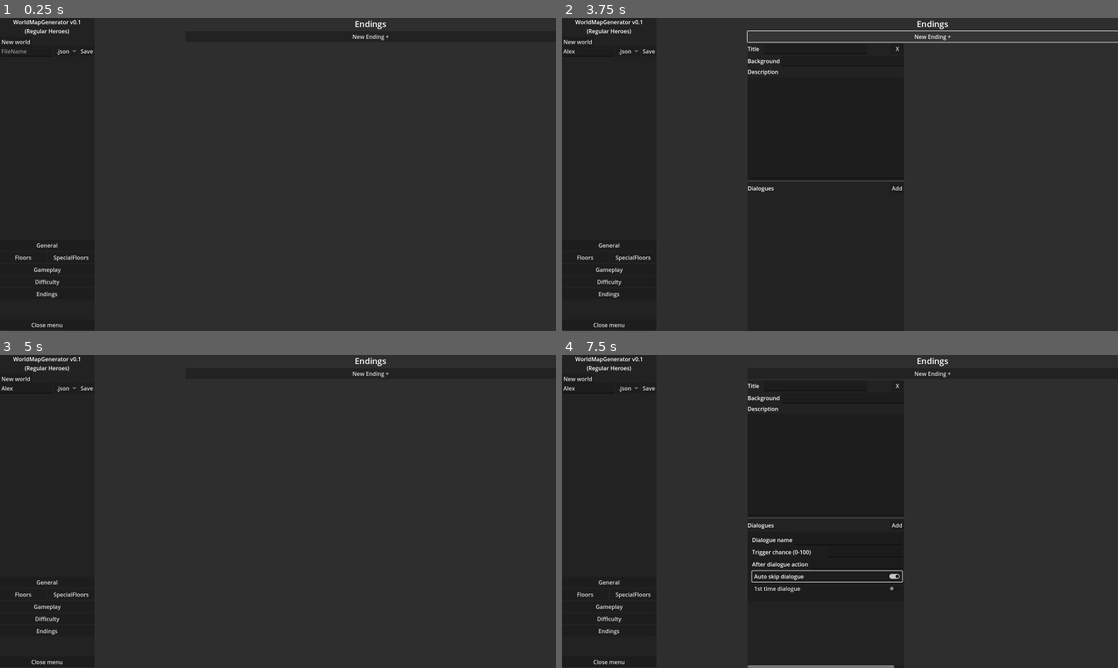
Above: before the commit, frames 1-4 (two rows, left to right).
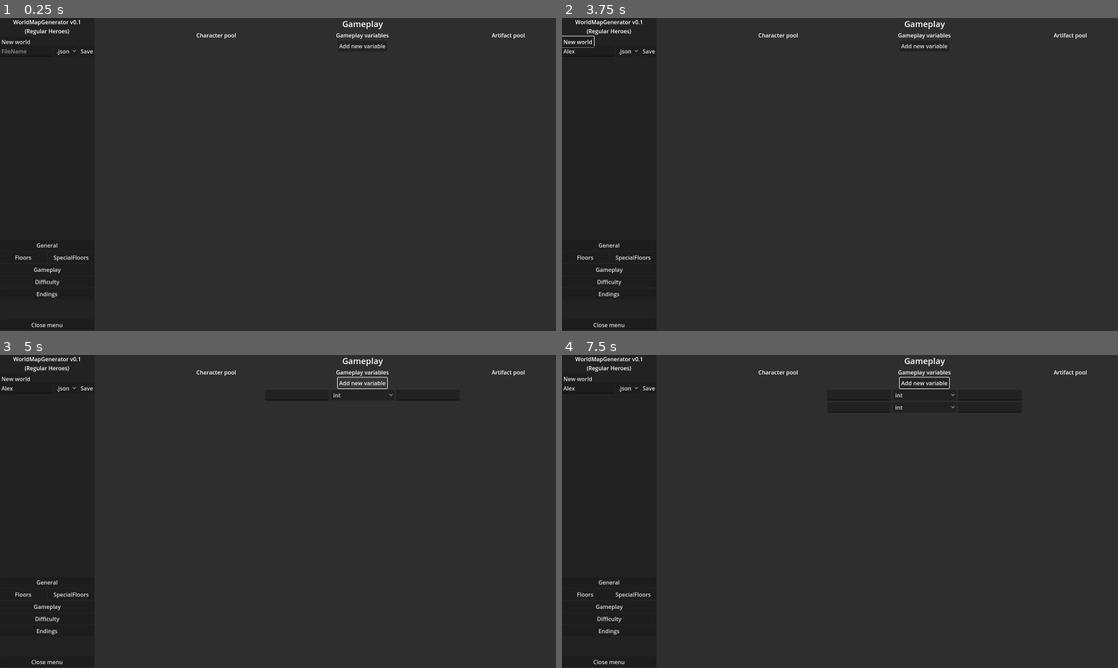
Above: after the commit, the same moments.

Repository: j-madariaga/godot-regh-world-creator
Game: Godot game, scene res://src/Scenes/MainWindow.tscn
Same seed, same stepped clock (60 frames per second), same inputs: the game is played once before the commit and once after it.
Inputs (mouse positions are in pixels of both pictures, inside the frame that each line leads up to):
- Up to frame 1 (0.25 s): no input
- Up to frame 2 (3.75 s): click (589, 52) at 0.52 s; type "Alex" at 0.6 s; click "Save" at 1.25 s; click "New world" at 2 s; click "New world" at 2.75 s; click (934, 36) at 3.5 s, where only the run before the commit has a clickable "New Ending +"
- Up to frame 3 (5 s): click "X" (after the commit: "Add new variable") at 4.25 s
- Up to frame 4 (7.5 s): click (923, 395) at 5 s, where only the run after the commit has a clickable "int"; click (934, 373) at 5.75 s, where only the run before the commit has a clickable "New Ending +"; click "Add" (after the commit: "Add new variable") at 6.5 s; click (828, 577) at 7.25 s, where only the run before the commit has a clickable "Auto skip dialogue"

The runs differ from the first frame. In frame 1, 0.4% of the frame differs, in the area x 35-95%, y 0-10%; in frame 2, 1.3%; in frame 3, 0.5%; in frame 4, 1.9%, in the area x 33-95%, y 0-100%.
Error before the commit: Attempt to call function 'is_open' in base 'null instance' on a null instance. (res://src/Scripts/UI/WorldMapCreator.gd:214)
Error after the commit: Attempt to call function 'is_open' in base 'null instance' on a null instance. (res://src/Scripts/UI/WorldMapCreator.gd:224)

Commit message:
Custom gameplay variables (supports int, float str)

Diff:
--- a/src/Scenes/FloorButton.tscn
+++ b/src/Scenes/FloorButton.tscn
@@ -126,6 +126,7 @@
 size_flags_horizontal = 3
 
 [node name="MapGenData" type="HBoxContainer" parent="Organizer"]
+visible = false
 layout_mode = 2
 offset_left = 29.0
 offset_top = 36.0
--- a/src/Scenes/MainWindow.tscn
+++ b/src/Scenes/MainWindow.tscn
@@ -302,7 +302,6 @@
 layout_mode = 2
 
 [node name="GameplayScreen" type="VBoxContainer" parent="."]
-visible = false
 layout_mode = 1
 anchors_preset = 11
 anchor_left = 1.0
@@ -323,6 +322,7 @@
 
 [node name="Hold" type="HBoxContainer" parent="GameplayScreen"]
 layout_mode = 2
+size_flags_vertical = 3
 
 [node name="Characters" type="VBoxContainer" parent="GameplayScreen/Hold"]
 layout_mode = 2
@@ -330,7 +330,7 @@
 
 [node name="Label" type="Label" parent="GameplayScreen/Hold/Characters"]
 layout_mode = 2
-text = "Characters"
+text = "Character pool"
 horizontal_alignment = 1
 vertical_alignment = 1
 
@@ -343,12 +343,22 @@
 [node name="Rules" type="VBoxContainer" parent="GameplayScreen/Hold"]
 layout_mode = 2
 size_flags_horizontal = 3
+size_flags_stretch_ratio = 2.06
 
 [node name="Label" type="Label" parent="GameplayScreen/Hold/Rules"]
 layout_mode = 2
-text = "Rules"
-horizontal_alignment = 1
-vertical_alignment = 1
+text = "Gameplay variables"
+horizontal_alignment = 1
+vertical_alignment = 1
+
+[node name="Button" type="Button" parent="GameplayScreen/Hold/Rules"]
+layout_mode = 2
+size_flags_horizontal = 4
+text = "Add new variable"
+
+[node name="GameplayVarList" type="VBoxContainer" parent="GameplayScreen/Hold/Rules"]
+layout_mode = 2
+size_flags_vertical = 3
 
 [node name="Artifacts" type="VBoxContainer" parent="GameplayScreen/Hold"]
 layout_mode = 2
@@ -356,7 +366,7 @@
 
 [node name="Label" type="Label" parent="GameplayScreen/Hold/Artifacts"]
 layout_mode = 2
-text = "Artifacts"
+text = "Artifact pool"
 horizontal_alignment = 1
 vertical_alignment = 1
 
@@ -387,6 +397,7 @@
 vertical_alignment = 1
 
 [node name="EndingsScreen" type="VBoxContainer" parent="."]
+visible = false
 layout_mode = 1
 anchors_preset = 11
 anchor_left = 1.0
@@ -430,4 +441,5 @@
 [connection signal="button_up" from="WorldInfoScreen/AddBootDialogue" to="." method="AddBootDialogueEntry"]
 [connection signal="button_up" from="FloorInfoScreen/HBoxContainer/AddFloorButton" to="." method="AddFloorButton"]
 [connection signal="button_up" from="SpecialFloorScreen/HBoxContainer/AddFloorButton" to="." method="AddSpecialFloorButton"]
+[connection signal="button_up" from="GameplayScreen/Hold/Rules/Button" to="." method="AddGameplayVariable"]
 [connection signal="button_up" from="EndingsScreen/AddEnding" to="." method="AddWorldEnding"]
--- /dev/null
+++ b/src/Scenes/Utils/GameplayVarEntry.tscn
@@ -0,0 +1,26 @@
+[gd_scene load_steps=2 format=3 uid="uid://bxjg84hqvrghv"]
+
+[ext_resource type="Script" uid="uid://c4qohm0scvype" path="res://src/Scripts/UI/GameplayVarEntry.gd" id="1_pi5gr"]
+
+[node name="GameplayEntry" type="HBoxContainer"]
+script = ExtResource("1_pi5gr")
+
+[node name="VarNameInput" type="LineEdit" parent="."]
+layout_mode = 2
+size_flags_horizontal = 3
+
+[node name="VarType" type="OptionButton" parent="."]
+layout_mode = 2
+size_flags_horizontal = 3
+selected = 0
+item_count = 3
+popup/item_0/text = "int"
+popup/item_0/id = 0
+popup/item_1/text = "float"
+popup/item_1/id = 1
+popup/item_2/text = "String"
+popup/item_2/id = 2
+
+[node name="InitialValue" type="LineEdit" parent="."]
+layout_mode = 2
+size_flags_horizontal = 3
--- a/src/Scripts/UI/FloorButton.gd
+++ b/src/Scripts/UI/FloorButton.gd
@@ -108,7 +108,9 @@
 		idx += 1;
 	return -1;
 
-func SwitchEventTab(tabIdx : int = 0):
+func SwitchEventTab(tabIdx : int = -1):
+	if typeTabs.tab_count <= 1:
+		return;
 
 	for i in typeTabs.tab_count:
 		eventScrollHolder.get_child(i).visible = false;
@@ -127,8 +129,8 @@
 	for n in typeNames:
 
 		# Do not alter existing ones
-		if FindInWeightTable(n) == -1:
-			continue;
+		if FindInWeightTable(n) != -1:
+			continue
 
 		var weightObj = WEIGHT_ENTRY_OBJ.instantiate() as NodeWeightEntry;
 		weightList.add_child(weightObj)
@@ -192,8 +194,9 @@
 	# Event pools
 	floorRes.nodeTypeWeights = {}
 	for i in typeTabs.tab_count:
+		var weightChild = weightList.get_child(i) as NodeWeightEntry
 		var typeKey = typeTabs.get_tab_title(i)
-		floorRes.nodeTypeWeights[typeKey] = float(weightList.get_child(i).weightInput.text);
+		floorRes.nodeTypeWeights[typeKey] = float(weightChild.weightInput.text);
 
 	for i in eventScrollHolder.get_child_count():
 
@@ -237,6 +240,15 @@
 	mapGenRulesInput.text = floorData.additionalMapGenRules;
 
 	# Node weight table
+	for ch in eventScrollHolder.get_children():
+		ch.queue_free()
+
+	for tb in typeTabs.tab_count:
+		typeTabs.remove_tab(0);
+
+	for w in weightList.get_children():
+		w.free()
+
 	for i in floorData.nodeTypeWeights.size():
 		var key = floorData.nodeTypeWeights.keys()[i];
 		var idx = FindInWeightTable(key);
@@ -249,17 +261,14 @@
 		weightEntry.typeLabel.text = key
 		weightEntry.weightInput.text = str(floorData.nodeTypeWeights[key]);
 
-	for ch in eventScrollHolder.get_children():
-		ch.queue_free()
-
-	for tb in typeTabs.tab_count:
-		typeTabs.remove_tab(0);
-
 	# Event pools
-	var evTypeCount = weightList.get_child_count();
+	var evTypeCount = floorData.events.size();
+
+
 	var firstTab = true;
 	for i in evTypeCount:
-		var key = floorData.nodeTypeWeights.keys()[i];
+
+		var key = floorData.events.keys()[i];
 		typeTabs.add_tab(key);
 
 		var evScroll = EVENT_SCROLL_OBJ.instantiate();
@@ -282,8 +291,6 @@
 		var dialEntry = DIALOGUE_ENTRY_OBJ.instantiate();
 		dialogueList.add_child(dialEntry)
 		dialEntry.LoadResource(dial);
-
-
 
 	return;
 
--- /dev/null
+++ b/src/Scripts/UI/GameplayVarEntry.gd
@@ -0,0 +1,35 @@
+class_name GameplayVarEntry
+extends HBoxContainer
+
+@onready var varName = $VarNameInput
+@onready var varType = $VarType
+@onready var initValue = $InitialValue
+
+func Load(key : String, data : Variant):
+	varName.text = key;
+	initValue.text = str(data)
+
+	if data is int:
+		varType.select(0);
+	if data is float:
+		varType.select(1);
+	if data is String:
+		varType.select(2);
+
+	return;
+
+func Save() -> Dictionary:
+	var entry = {}
+
+	entry["entryName"] = varName.text;
+
+	match varType.get_item_text(varType.selected):
+		"int":
+			entry["entryValue"] = int(initValue.text)
+		"float":
+			entry["entryValue"] = float(initValue.text)
+		"String":
+			entry["entryValue"] = initValue.text
+
+
+	return entry;
--- a/src/Scripts/UI/WorldMapCreator.gd
+++ b/src/Scripts/UI/WorldMapCreator.gd
@@ -4,6 +4,7 @@
 const FLOOR_BUTTON_ARCH = preload("res://src/Scenes/FloorButton.tscn")
 const DIAL_ENTRY_OBJ = preload("res://src/Scenes/Utils/DialogueEntry.tscn")
 const WORLD_ENDING_OBJ = preload("res://src/Scenes/Utils/WorldEndingObj.tscn")
+const GAME_VAR_OBJ = preload("res://src/Scenes/Utils/GameplayVarEntry.tscn")
 
 @onready var sideMenu = $SideMenu
 @onready var sideMenuButton = $SideMenuButton
@@ -29,6 +30,8 @@
 
 @onready var floorList = $FloorInfoScreen/FloorScroll/FloorList
 @onready var specialFloorList = $SideMenu/VBoxContainer/FloorInfo/SpecialFloors
+
+@onready var gameplayVarList = $GameplayScreen/Hold/Rules/GameplayVarList
 
 @onready var endingList = $EndingsScreen/Scroll/EndingList
 
@@ -171,6 +174,13 @@
 	for specFl : FloorButton in specialFloorList.get_children():
 		worldRes.specFloors.append(specFl.SaveResource());
 
+	worldRes.gameplayVariables.clear();
+	for v in gameplayVarList.get_children():
+		var entry = v.Save()
+		worldRes.gameplayVariables[entry["entryName"]] = entry["entryValue"];
+
+
+
 	for end : WorldEndingObj in endingList.get_children():
 		worldRes.endings.append(end.SaveResource())
 
@@ -229,7 +239,6 @@
 	LoadSavedProjects();
 	return;
 
-
 func LoadJSON(fileName : String = ""):
 	var filePath = OUTPUT_PATH + "/" + fileName;
 	var file = FileAccess.open(filePath, FileAccess.READ);
@@ -271,6 +280,15 @@
 		specialFloorList.add_child(floorButton);
 		floorButton.Load(fl);
 
+
+	for v in worldRes.gameplayVariables:
+		var vObj = GAME_VAR_OBJ.instantiate();
+		gameplayVarList.add_child(vObj);
+
+		vObj.Load(v, worldRes.gameplayVariables[v]);
+
+
+
 	for end in worldRes.endings:
 		var endObj = WORLD_ENDING_OBJ.instantiate();
 		endingList.add_child(endObj);
@@ -313,9 +331,19 @@
 	for specFl in specialFloorList.get_children():
 		specFl.queue_free();
 
+	for v in gameplayVarList.get_children():
+		v.queue_free();
+
 	for end in endingList.get_children():
 		end.queue_free()
 
+func AddGameplayVariable(data := {}):
+	var varObj = GAME_VAR_OBJ.instantiate();
+	gameplayVarList.add_child(varObj)
+
+	if data != {}:
+		varObj.Load(data)
+
 
 func NewWorld():
 	Clear();
